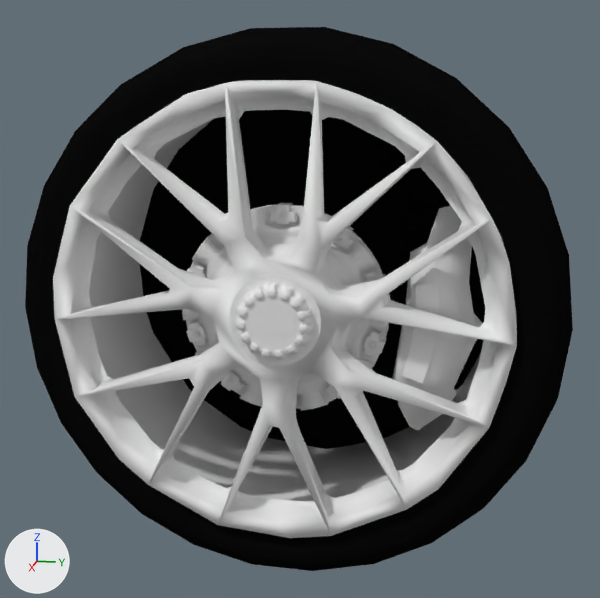
The Blender file public/assets/objects/porsche911_gt2/wheel.blend, before and after one commit.
The view is the same before and after, from a 50 mm lens placed at (0.957, 0.22, 0.268), pointed at (-0.141, 0.0, -0.007). The axes (+X, +Y, +Z) are drawn at lower left. The lights are the same throughout.

Before the edit, the objects in view are built like this:
```python
ob_brake_pad_2 = bpy.data.objects.new('Brake_Pad_2', me_mesh_017)
ob_brake_pad_2.parent = ob_front_left_wheel
ob_brake_pad_2.location = (236.1, 10.78, -203.3)
ob_brake_pad_2.rotation_euler = (0.0, 3.142, 0.0)  # degrees (0, 180, 0)
ob_rim_2 = bpy.data.objects.new('Rim_2', me_mesh_020)
ob_rim_2.parent = ob_front_left_wheel
ob_rim_2.location = (1.379, 4.44, -0.177)
ob_tire = bpy.data.objects.new('Tire', me_ty_003_tire_0)
ob_tire.parent = ob_front_left_wheel
ob_tire.location = (1.052, 1.224, 0.349)
ob_tire.rotation_euler = (0.0, 3.142, 0.0)  # degrees (0, 180, 0)
ob_tire.scale = (-1.23, -1.0, -1.0)
# also in view: 'Brake_Disc_Outter_Pins_2' at (-0.018, 0.0, 0.01); 'Brake_Pad_Porsche_Sticker_2' at (-0.01, 0.174, -0.01); 'Inner_Brake_Disc_2' at (-0.014, 0.0, 0.015); 'GT2_RS_Sticker_2' at (-0.08, -0.001, 0.044); 'Rim_Inner_2' at (0.019, 0.001, 0.004)
```
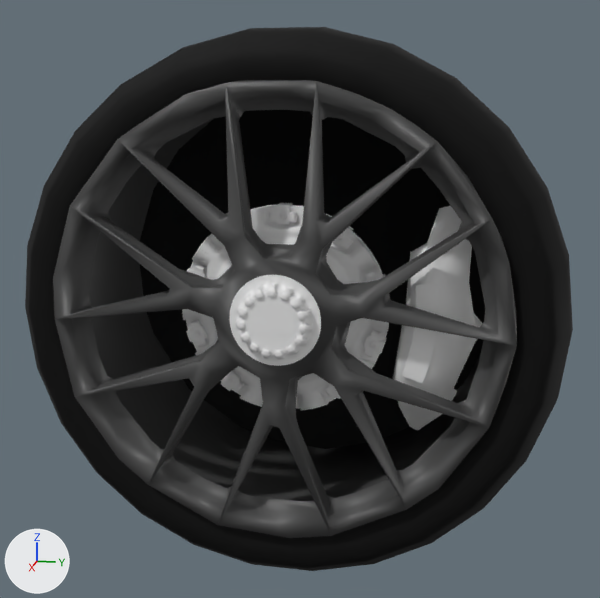
What changed in the scene script:
```text
Change mat_tire:
    remove # nodes: AddShader, BsdfPrincipled, Emission, OutputMaterial
    remove # colours: black #0c0c0c, black #000000
    nodes: BsdfPrincipled, OutputMaterial
    colours: black #000000
Add mat_rimmat:
    mat_rimmat = principled_material('RimMat')
    mat_rimmat.base_color = (0.0637, 0.0637, 0.0637)  # dark grey #474747
Change me_mesh_020:
    where me_mesh_020.from_pydata(...)  # 570 vertices, 959 faces; spans x -4.1..23.5, y -32.1..24.3, z -27.9..28.5
    add me_mesh_020.materials.append(mat_rimmat)  # dark grey #474747
```

What differs and where, as boxes [x1, y1, x2, y2] in the pictures (600 x 598 px):
'Rim_2', recoloured (grey to black)
    both: [53, 80, 517, 538]
'Tire', recoloured
    both: [25, 27, 573, 571]
